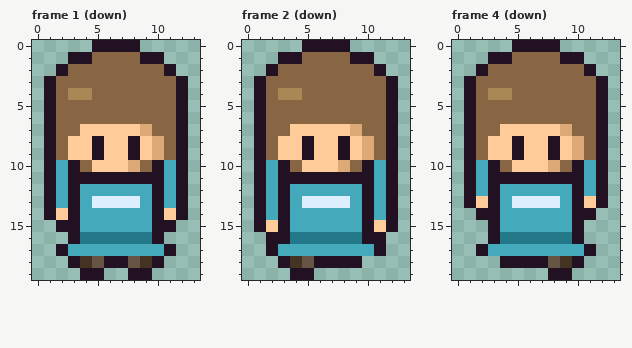
Edited in one commit: pixel-art file (games/picomon/art/villager.aseprite). This is how it looked before the edit.
14x20 pixels, 4 frames. Shown: frame 1 (down), frame 2 (down), frame 4 (down). The commit also changed other frames, which this record leaves out.
And afterwards:
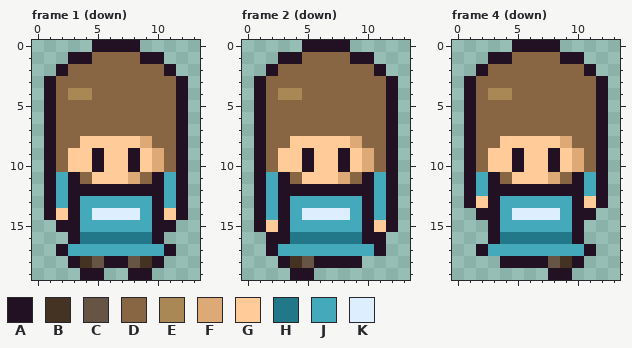
Palette (. is transparent): A #221122  B #443322  C #665544  D #886644  E #aa8855  F #ddaa77  G #ffcc99  H #227788  J #44aabb  K #ddeeff
Difference:
Frame 1 (down), layers "outline", "shade", "fill":
Colour F gives way to colour A in row 10 at x 8.
Colour G gives way to colour A in row 10 at x 5.
Colour J gives way to colour A in row 12 at x 4 to 9.
Colour A gives way to colour D in row 11 at x 4 and 9.
Colour F gives way to colour D in row 7 at x 9; in row 8 at x 10.
Colour G gives way to colour D in row 7 at x 4 to 8; in row 8 at x 3.
Colour J gives way to colour D in row 10 at x 2 and 11.
Colour A gives way to colour F in row 10 at x 10; in row 11 at x 8.
Colour G gives way to colour F in row 8 at x 9.
Colour A gives way to colour G in row 8 at x 5 and 8; in row 10 at x 3; in row 11 at x 5 to 7.
Colour D gives way to colour G in row 10 at x 4 and 9.
Colour K gives way to colour J in row 13 at x 5 to 8.
Colour J gives way to colour K in row 14 at x 5 to 8.
Frame 2 (down), layers "outline", "shade", "fill": the same change as frame 1 (down)
Frame 4 (down), layers "outline", "shade", "fill": the same change as frame 1 (down)
Boxes around the changes in both pictures, in picture pixels (x1, y1, x2, y2):
changed: (56, 124, 176, 220)
changed: (266, 124, 386, 220)
changed: (476, 124, 596, 220)
